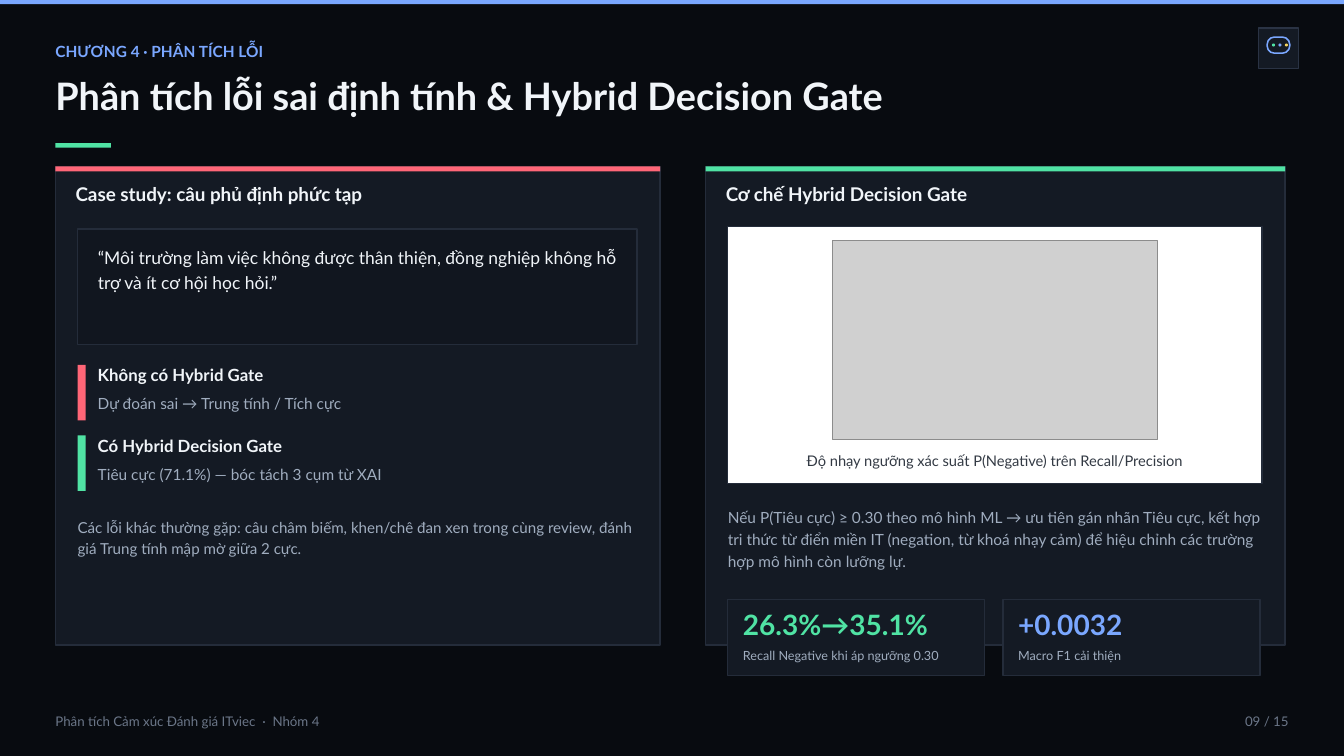
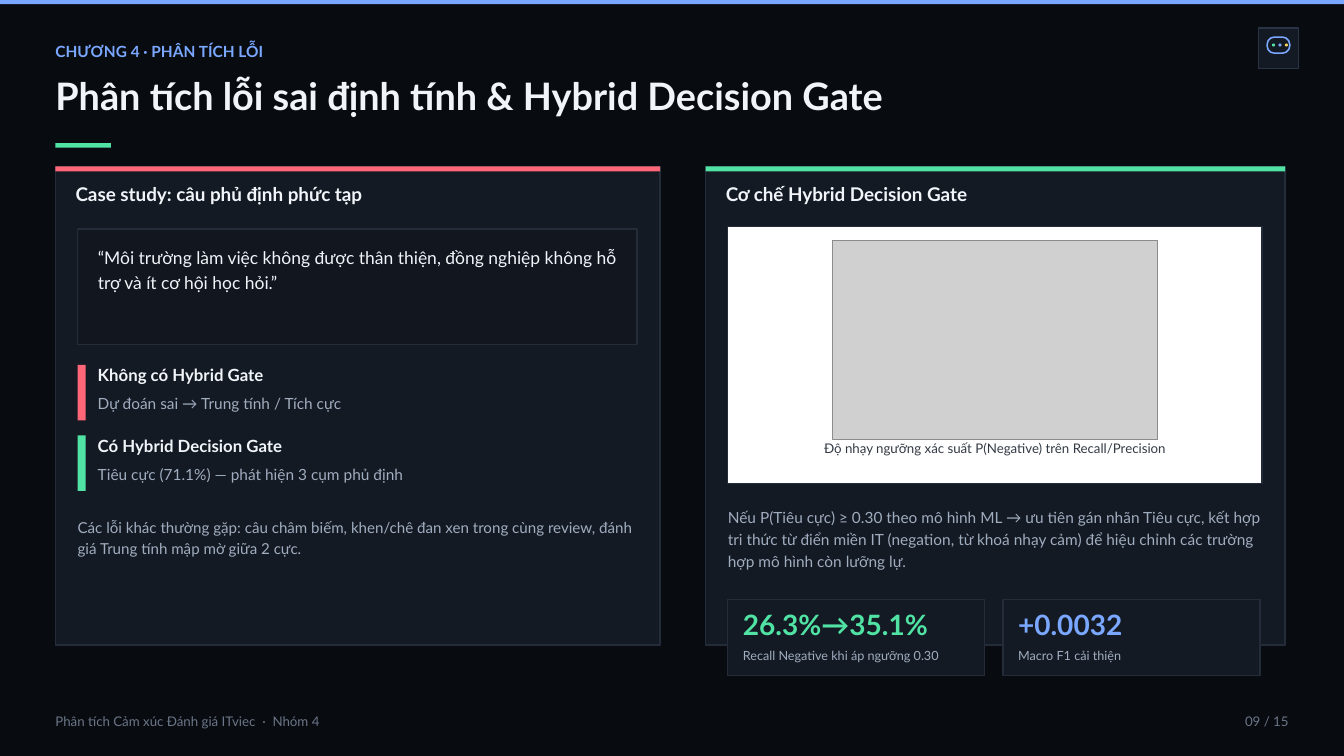
Before and after one commit to duyvv1712/NLP-Sentiment-Analysis-ITviec, a slide deck: slide 10 of reports/slides/NLP_ITviec_Sentiment_Slides.pptx. Drawn at 1344x756 pixels with LibreOffice and Linux fonts; fonts in the diff are those of the drawing; grey boxes stand for pictures. Boxes give left, top, right and bottom in pixels: in the first picture for what was removed or moved away, otherwise in the second. Text is boxed around its words. In the diff, an @@ line names an element or a change of style, - is before the commit and + after.

```diff
--- a/reports/slides/NLP_ITviec_Sentiment_Slides.pptx
+++ b/reports/slides/NLP_ITviec_Sentiment_Slides.pptx
@@ text "Độ nhạy ngưỡng xác suất ...": place and size @@
-text "Độ nhạy ngưỡng xác suất ..." at (807, 454, 1182, 469)
+text "Độ nhạy ngưỡng xác suất ..." at (824, 442, 1166, 456)
@@ text "Độ nhạy ngưỡng xác suất ..." at (824, 442, 1166, 456): size 10.5 to 9.5 pt; line spacing 1 to 1.05 @@
@@ text at (98, 468, 403, 483): text changed @@
-Tiêu cực (71.1%) — bóc tách 3 cụm từ XAI
+Tiêu cực (71.1%) — phát hiện 3 cụm phủ định
```
Also in this commit, not shown: 10 other slides changed, 3 other files.
